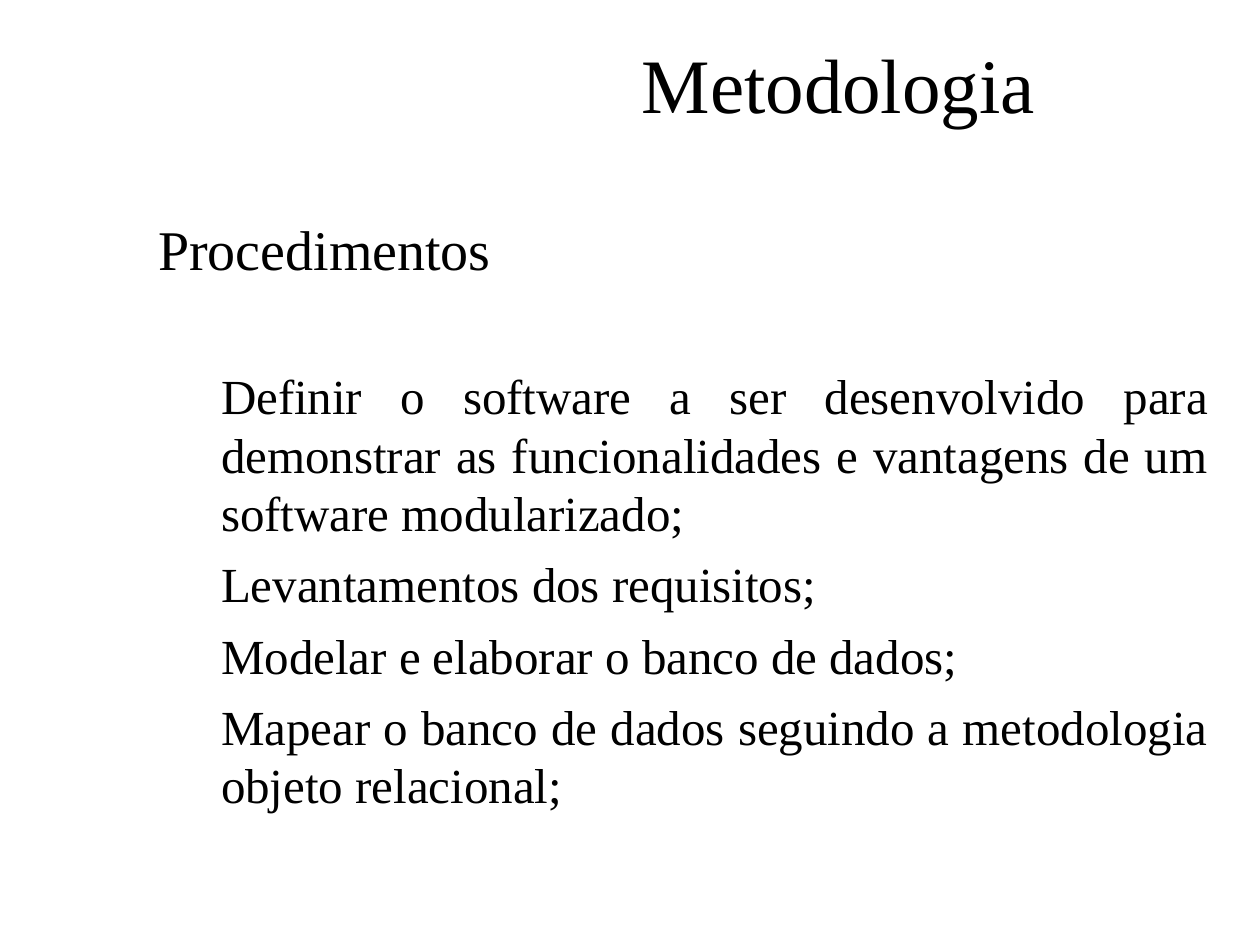
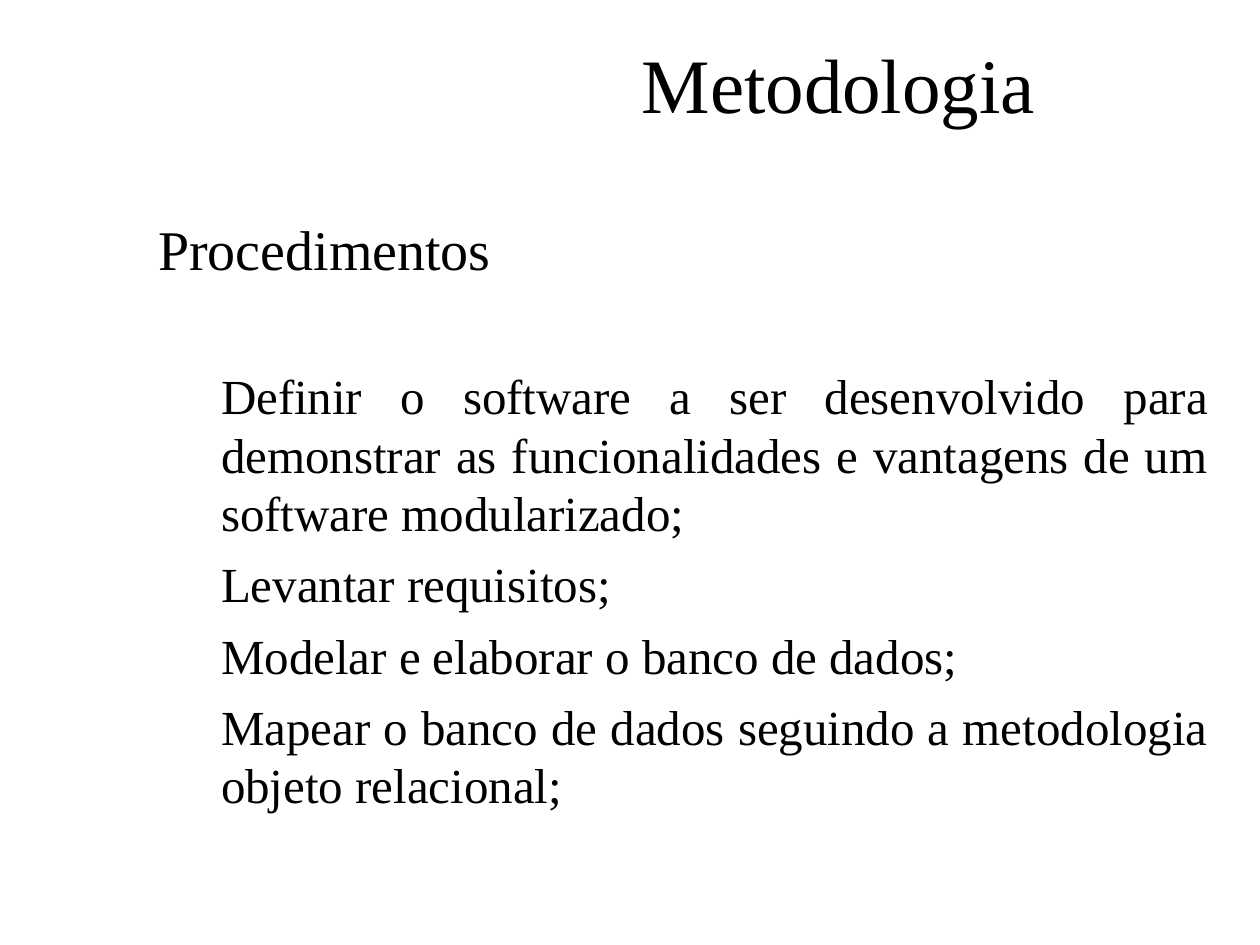
Before and after one commit to feliperodriguesprado/tcc_repository, a slide deck: slide 13 of documents/life_cycle/qualificacao/qualificacao_slides.odp. Drawn at 1260x945 pixels with LibreOffice and Linux fonts; fonts in the diff are those of the drawing; background and template pictures are left out. Boxes give left, top, right and bottom in pixels: in the first picture for what was removed or moved away, otherwise in the second. Text is boxed around its words. In the diff, an @@ line names an element or a change of style, - is before the commit and + after.

```diff
--- a/documents/life_cycle/qualificacao/qualificacao_slides.odp
+++ b/documents/life_cycle/qualificacao/qualificacao_slides.odp
@@ text at [221, 569, 611, 612]: text changed @@
-  ➔ Levantamentos dos requisitos;
+  ➔ Levantar requisitos;
```
Also in this commit, not shown: 5 other slides changed, 1 slide added, 1 other file.
